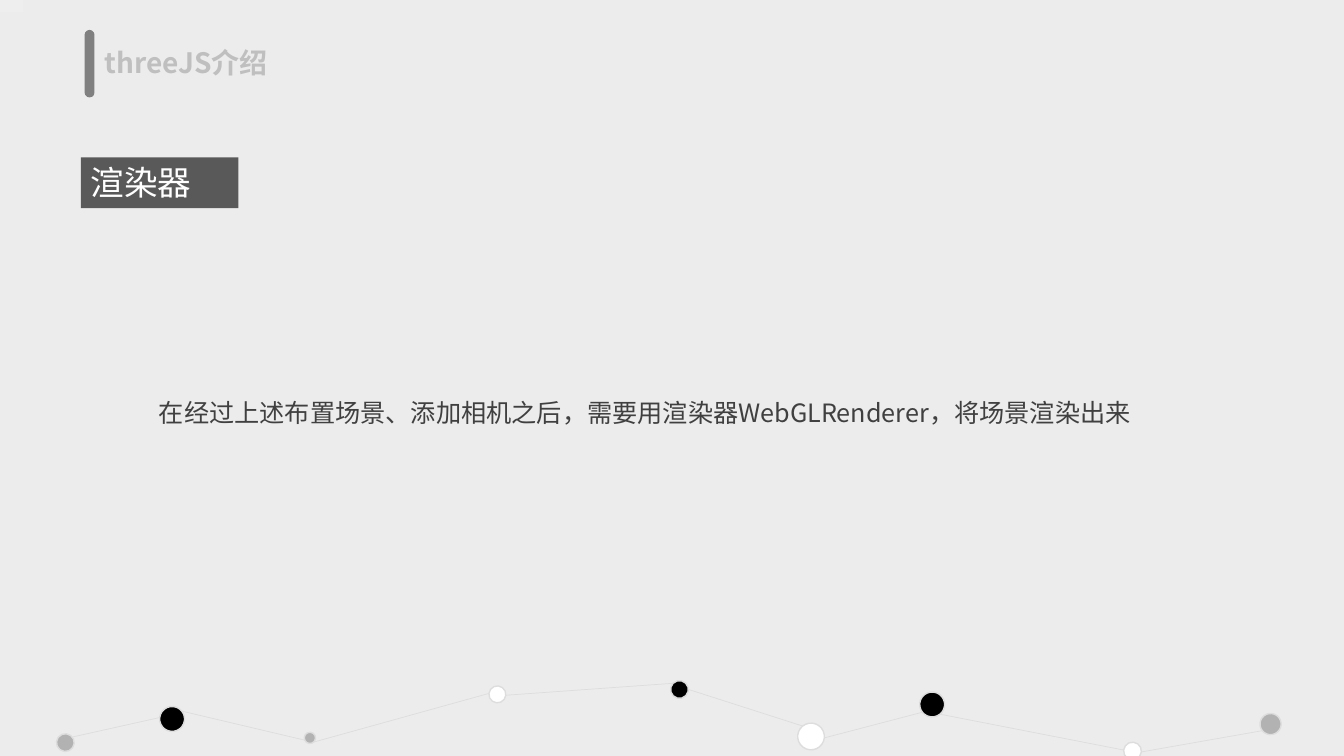
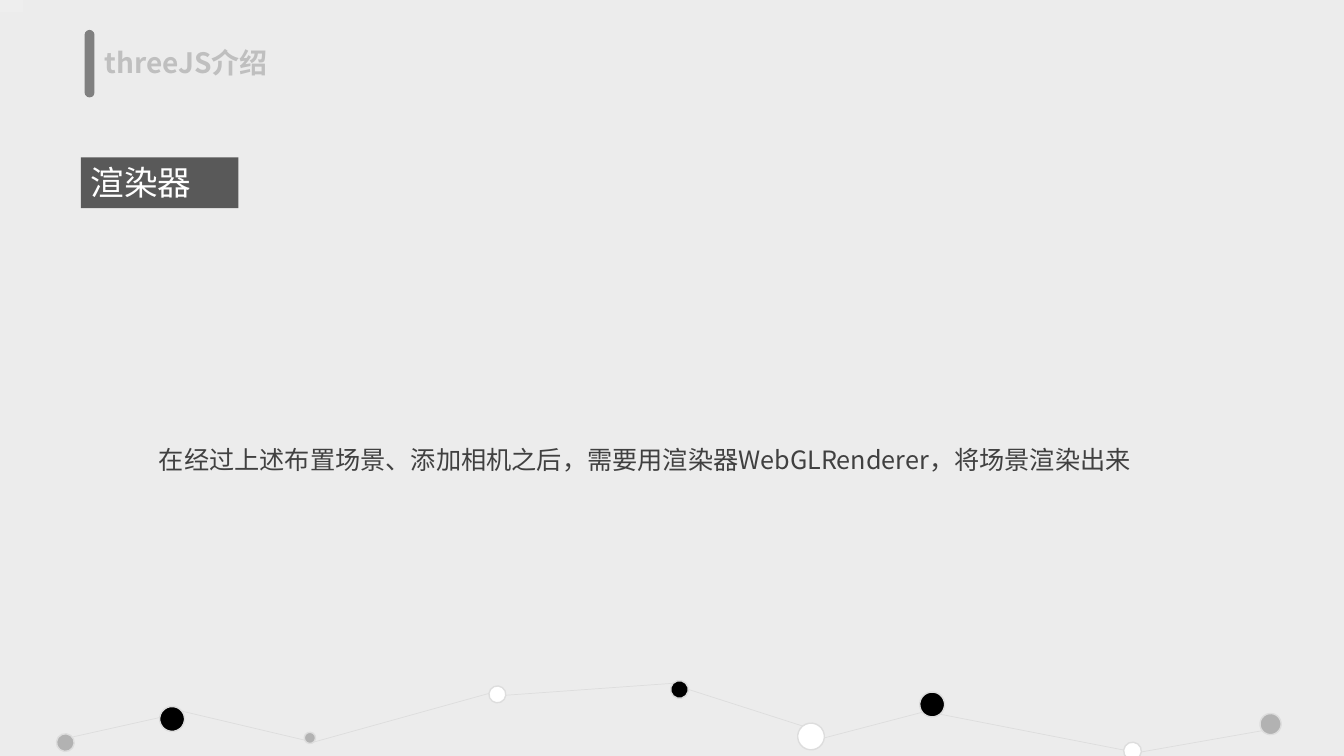
Before and after one commit to tanshaobo/threejs-test, a slide deck: slide 10 of threeJS.pptx. Drawn at 1344x756 pixels with LibreOffice and Linux fonts; fonts in the diff are those of the drawing. Boxes give left, top, right and bottom in pixels: in the first picture for what was removed or moved away, otherwise in the second. Text is boxed around its words. In the diff, an @@ line names an element or a change of style, - is before the commit and + after.

```diff
--- a/threeJS.pptx
+++ b/threeJS.pptx
@@ text "在经过上述布置场景、添加相机之后，需要用渲染器WebGLRenderer，将场景渲染出来": place and size @@
-text "在经过上述布置场景、添加相机之后，需要用渲染器WebGLRenderer，将场景渲染出来" at <box>159,401,1131,425</box>
+text "在经过上述布置场景、添加相机之后，需要用渲染器WebGLRenderer，将场景渲染出来" at <box>159,448,1131,472</box>
```
Also in this commit, not shown: 7 other slides changed, 4 other files.
